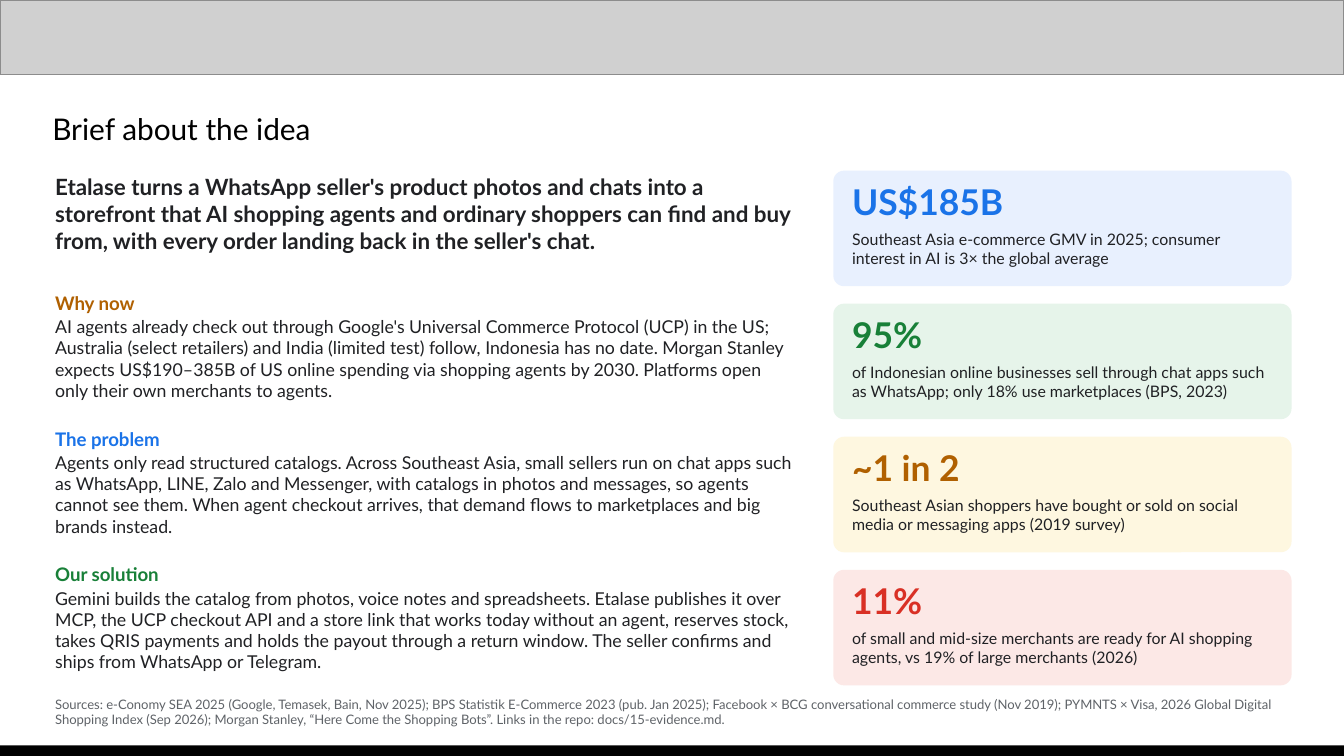
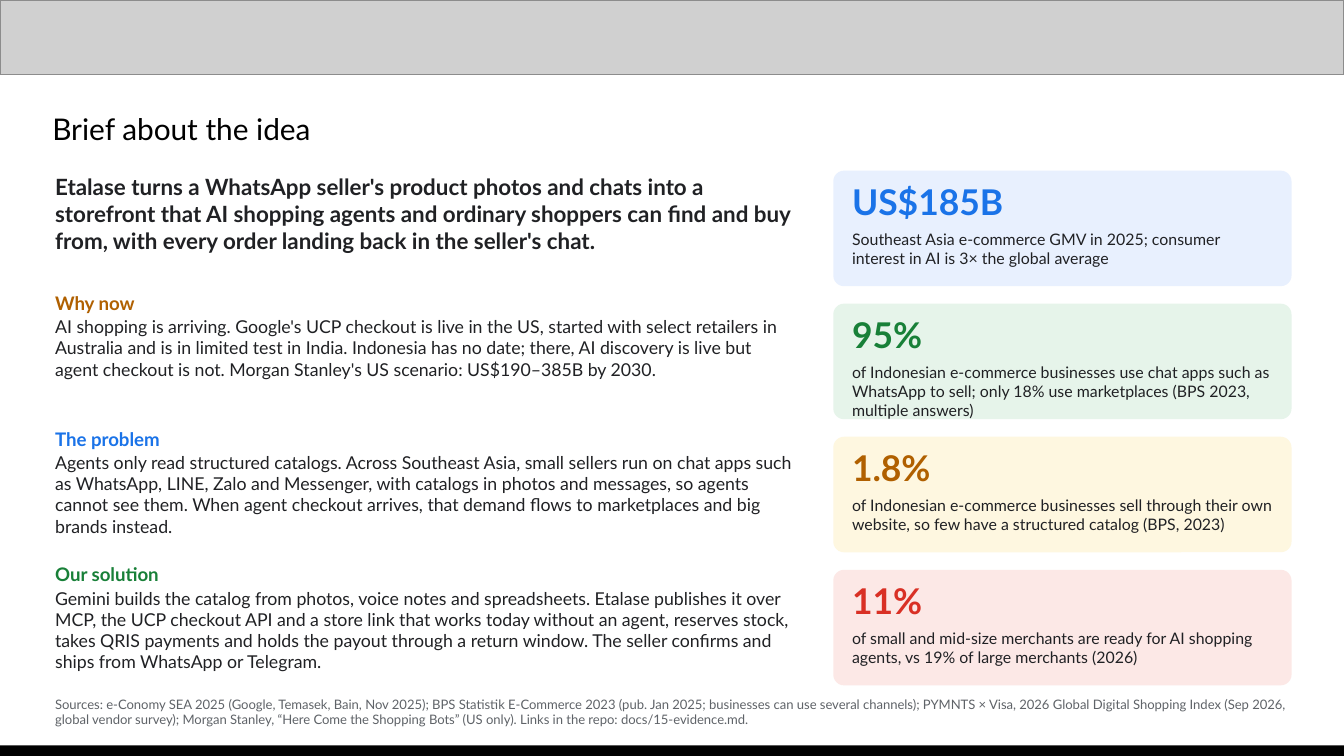
Before and after one commit to galihsatriawan/etalase, a slide deck: slide 2 of submission/Etalase_AI_Builder_Cup_Submission.pptx. Drawn at 1344x756 pixels with LibreOffice and Linux fonts; fonts in the diff are those of the drawing; grey boxes stand for pictures. Boxes give left, top, right and bottom in pixels: in the first picture for what was removed or moved away, otherwise in the second. Text is boxed around its words. In the diff, an @@ line names an element or a change of style, - is before the commit and + after.

```diff
--- a/submission/Etalase_AI_Builder_Cup_Submission.pptx
+++ b/submission/Etalase_AI_Builder_Cup_Submission.pptx
@@ text at bbox=[55, 320, 777, 380]: text changed @@
-AI agents already check out through Google's Universal Commerce Protocol (UCP) in the US; Australia (select retailers) and India (limited test) follow, Indonesia has no date. Morgan Stanley expects US$190–385B of US online spending via shopping agents by 2030. Platforms open only their own merchants to agents.
+AI shopping is arriving. Google's UCP checkout is live in the US, started with select retailers in Australia and is in limited test in India. Indonesia has no date; there, AI discovery is live but agent checkout is not. Morgan Stanley's US scenario: US$190–385B by 2030.
@@ text at bbox=[852, 366, 1270, 419]: text changed @@
-of Indonesian online businesses sell through chat apps such as WhatsApp; only 18% use marketplaces (BPS, 2023)
+of Indonesian e-commerce businesses use chat apps such as WhatsApp to sell; only 18% use marketplaces (BPS 2023, multiple answers)
@@ text at bbox=[852, 455, 930, 482]: text changed @@
-~1 in 2
+1.8%
@@ text at bbox=[852, 499, 1272, 533]: text changed @@
-Southeast Asian shoppers have bought or sold on social media or messaging apps (2019 survey)
+of Indonesian e-commerce businesses sell through their own website, so few have a structured catalog (BPS, 2023)
@@ text at bbox=[55, 699, 1285, 727]: text changed @@
-Sources: e-Conomy SEA 2025 (Google, Temasek, Bain, Nov 2025); BPS Statistik E-Commerce 2023 (pub. Jan 2025); Facebook × BCG conversational commerce study (Nov 2019); PYMNTS × Visa, 2026 Global Digital Shopping Index (Sep 2026); Morgan Stanley, “Here Come the Shopping Bots”. Links in the repo: docs/15-evidence.md.
+Sources: e-Conomy SEA 2025 (Google, Temasek, Bain, Nov 2025); BPS Statistik E-Commerce 2023 (pub. Jan 2025; businesses can use several channels); PYMNTS × Visa, 2026 Global Digital Shopping Index (Sep 2026, global vendor survey); Morgan Stanley, “Here Come the Shopping Bots” (US only). Links in the repo: docs/15-evidence.md.
```
Also in this commit, not shown: 4 other slides changed, 21 other files.
